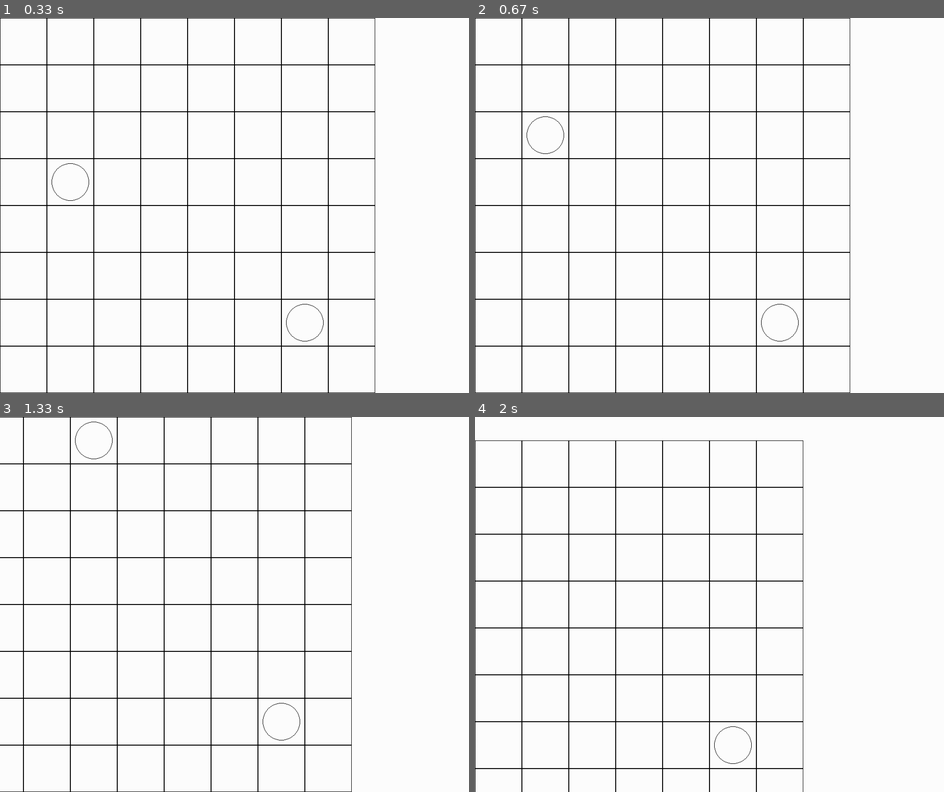
Above: before the commit, frames 1-4 (two rows, left to right).
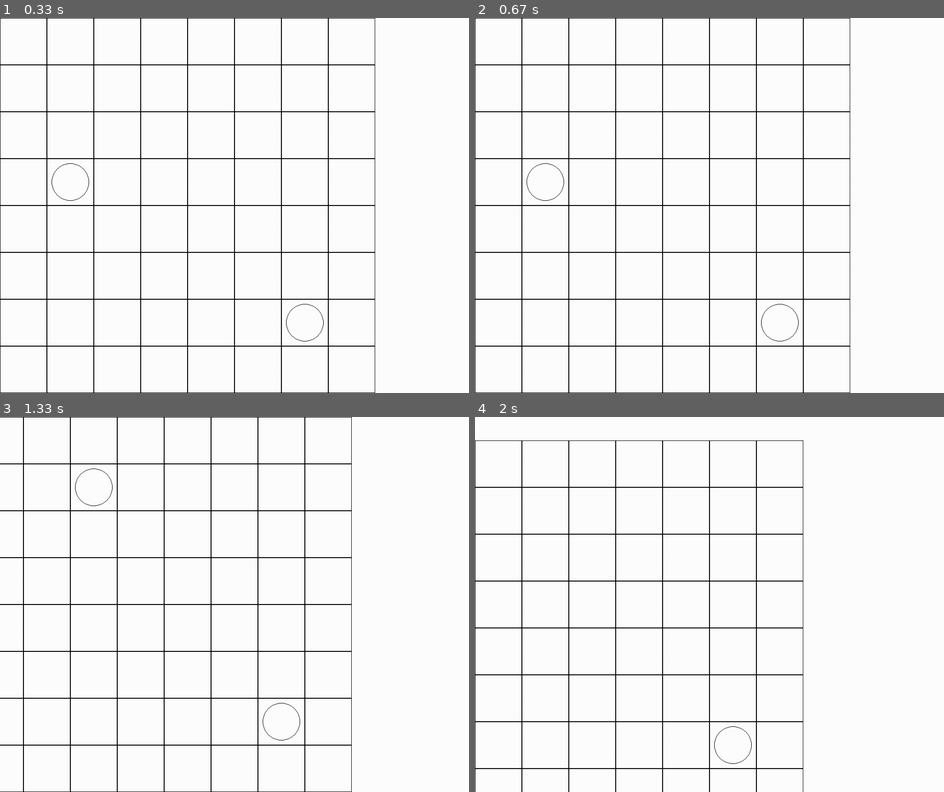
Above: after the commit, the same moments.

Repository: B3NJP/FinalSDDProject
Game: pygame game, started from main.py
The game is run twice, just before and just after one commit, with the same random seed, the same clock (stepped at 60 frames per second) and the same inputs.
Inputs:
- Up to frame 1 (0.33 s): no input
- Up to frame 2 (0.67 s): tap U at 0.33 s
- Up to frame 3 (1.33 s): tap X at 0.67 s; hold Right from 1 s (still down); hold D from 1 s (still down); tap Z at 1.07 s
- Up to frame 4 (2 s): tap Z at 1.37, 1.57, 1.9 s; release Right at 1.47 s; release D at 1.47 s; hold Up 1.5-1.8 s; hold W 1.5-1.8 s; hold Right from 1.83 s (still down); hold D from 1.83 s (still down)

Frame 1 is identical in both runs. In frame 2, 0.1% of the frame differs, in the area x 11-19%, y 26-49%; in frame 3, 0.1%, in the area x 16-24%, y 1-24%; in frame 4, nothing differs.

Commit message:
Converted global direction system to compass

Diff:
--- a/functions.py
+++ b/functions.py
@@ -37,7 +37,7 @@
 
 def determineLoc(dir, mods):
     loc = [0,0]
-    if dir == 'U':
+    if dir == 'N':
         for i in mods:
             if i == 'F':
                 loc[1] -= 1
@@ -47,7 +47,7 @@
                 loc[0] += 1
             elif i == 'L':
                 loc[0] -= 1
-    if dir == 'D':
+    if dir == 'S':
         for i in mods:
             if i == 'F':
                 loc[1] += 1
@@ -57,7 +57,7 @@
                 loc[0] -= 1
             elif i == 'L':
                 loc[0] += 1
-    if dir == 'L':
+    if dir == 'E':
         for i in mods:
             if i == 'F':
                 loc[0] -= 1
@@ -67,7 +67,7 @@
                 loc[1] -= 1
             elif i == 'L':
                 loc[1] += 1
-    if dir == 'R':
+    if dir == 'W':
         for i in mods:
             if i == 'F':
                 loc[0] += 1
--- a/main.py
+++ b/main.py
@@ -47,9 +47,9 @@
 cArt = exampleArts.pierce
 
 testComboA = classes.Combo('Test1', [exampleArts.pierce, exampleArts.greatPierce])
-testDirsA = ['U', 'U']
+testDirsA = ['N', 'N']
 testComboB = classes.Combo('Test2', [exampleArts.broadSlash]*8)
-testDirsB = ['U', 'R', 'R', 'D', 'D', 'L', 'L', 'U']
+testDirsB = ['N', 'E', 'E', 'S', 'S', 'W', 'W', 'N']
 
 combos = [testComboA, testComboB]
 
